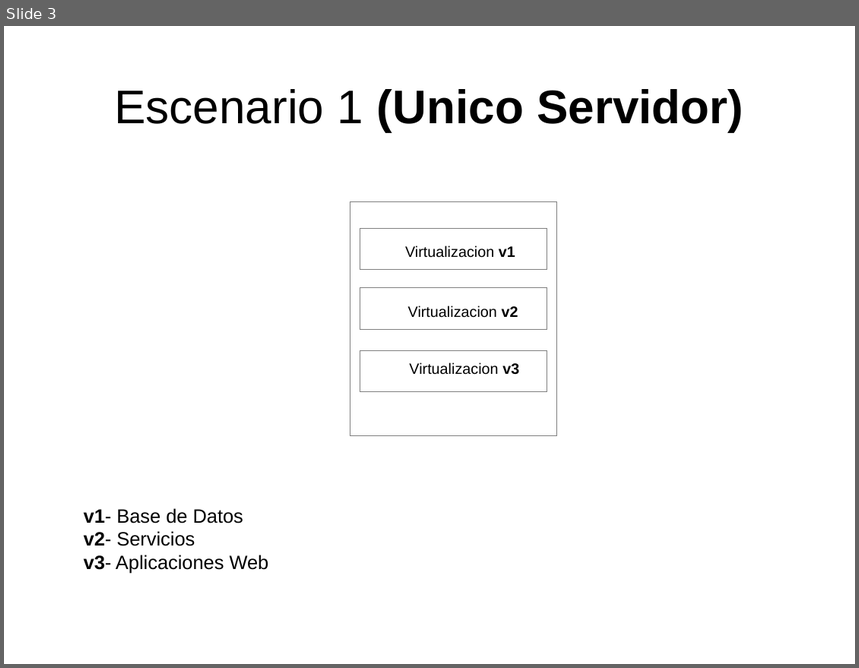
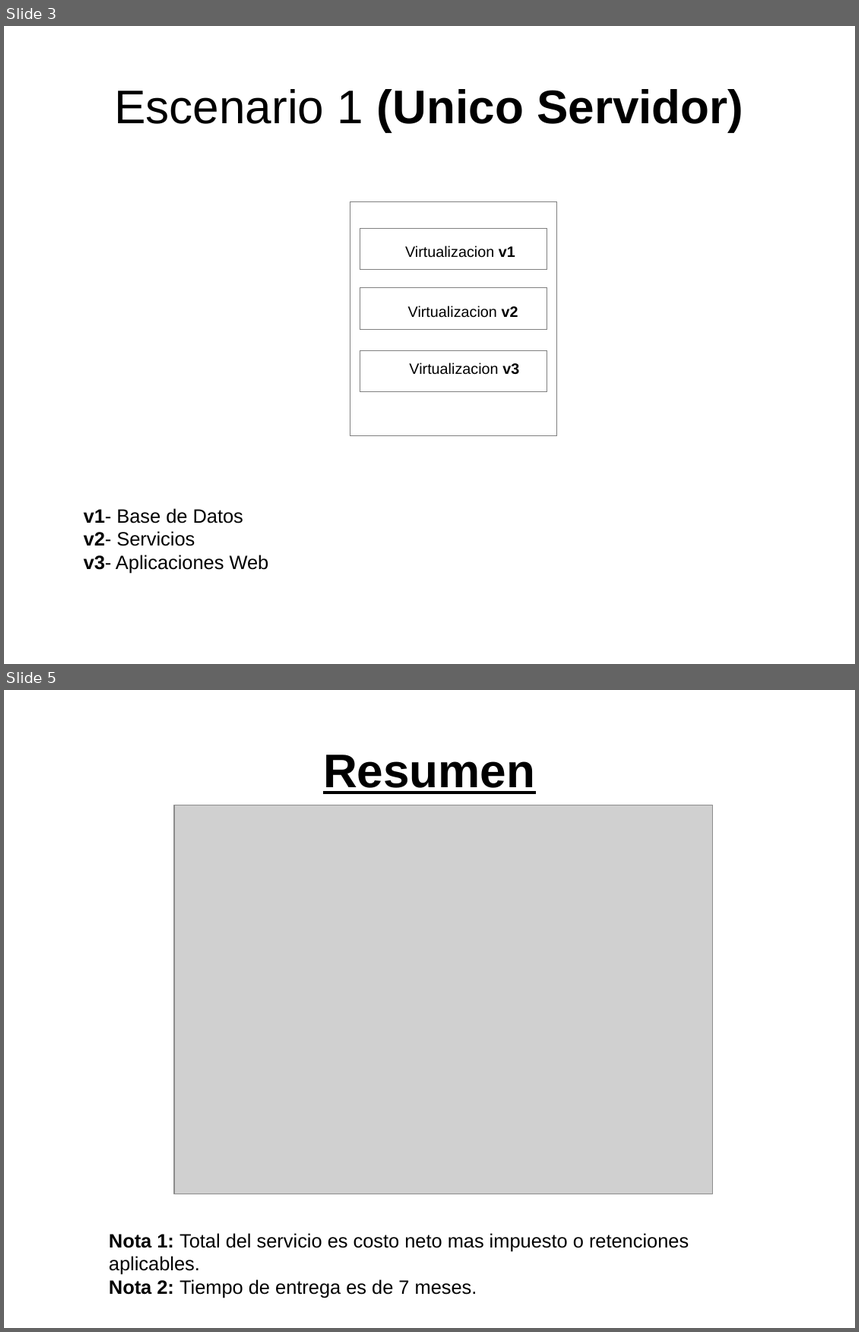
Before and after one commit to garyncarrillo/Ruby_on_Rails, a slide deck: Front-Fondo/Presentacion.odp. Shown one above the other, each under a label of ours: slide 3 before the commit, slides 3 and 5 after it; the slides between them are not shown. The pictures are 859x668 and 859x1332 pixels, drawn with LibreOffice and Linux fonts; fonts in the diff are those of the drawing; grey boxes stand for pictures. Boxes give left, top, right and bottom in pixels: in the first picture for what was removed or moved away, otherwise in the second. Text is boxed around its words. In the diff, an @@ line names an element or a change of style, - is before the commit and + after.

Commit message:
modificacion de propuesta
se modifica la propuesta de trabajo para reduccion de plazos de entrega

```diff
--- a/Front-Fondo/Presentacion.odp
+++ b/Front-Fondo/Presentacion.odp
@@ slide 5 added at box(4, 690, 855, 1328), background #FFFFFF @@
@@ title added at box(323, 755, 535, 794), 44 pt, text #000000, bold, underline @@
+Resumen
@@ picture added at box(174, 806, 712, 1195) @@
@@ text added at box(109, 1233, 689, 1298), 18 pt, text #000000 @@
+Nota 1: Total del servicio es costo neto mas impuesto o retenciones aplicables.
+Nota 2: Tiempo de entrega es de 7 meses.
```
Also in this commit, not shown: 2 other slides added, 3 slides removed, 3 other files.
